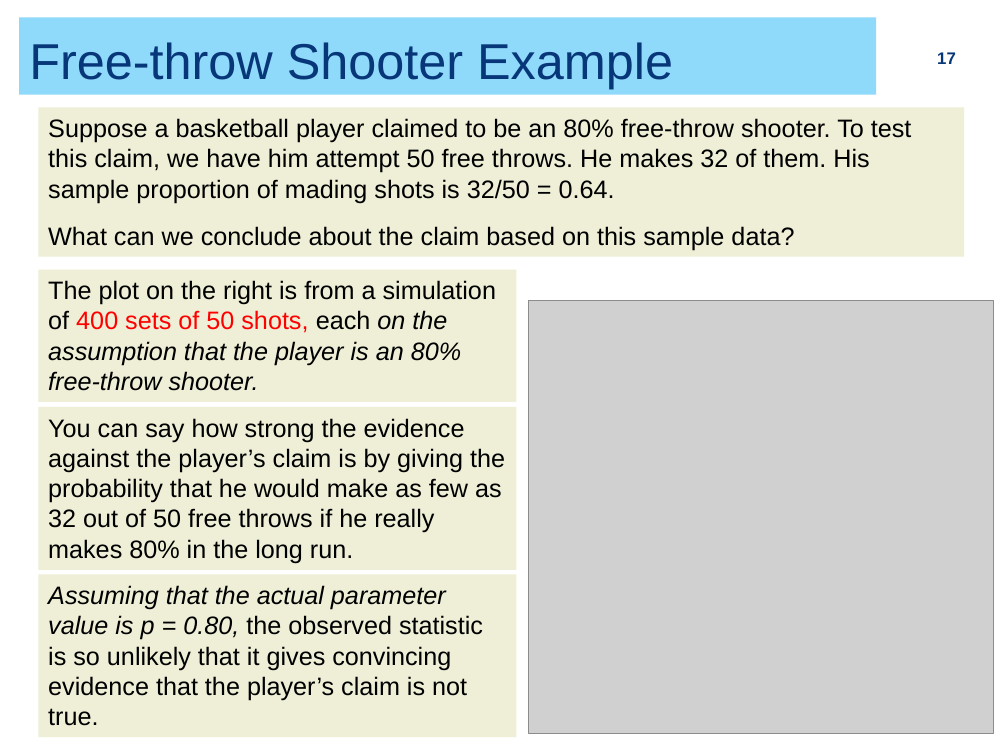
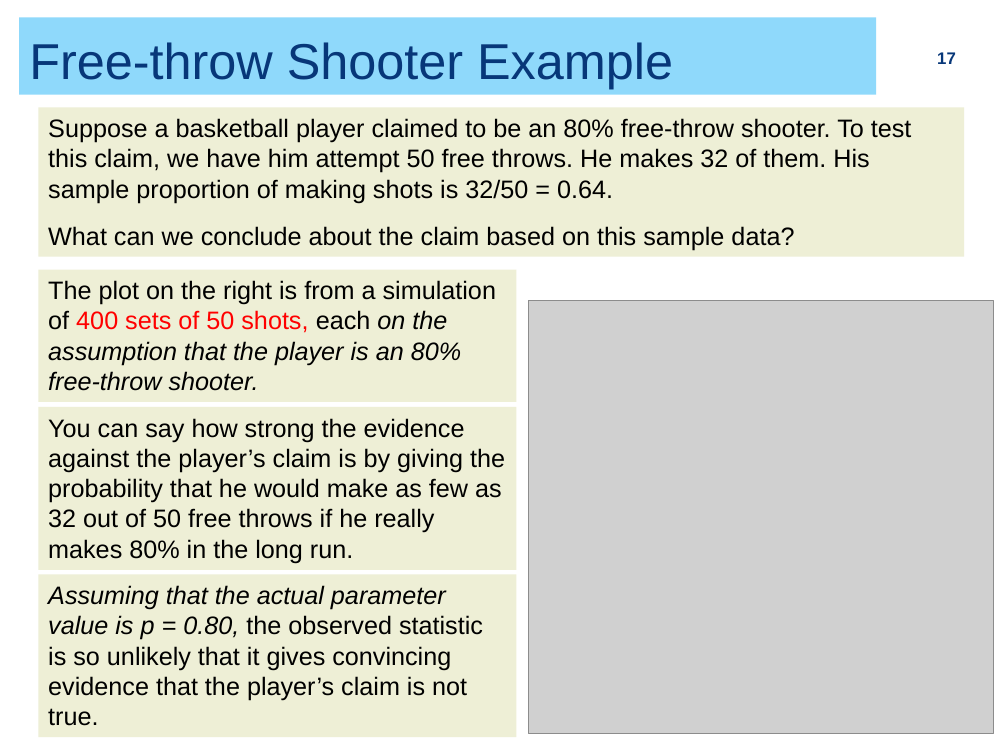
Before and after one commit to ZhiyangGeeZhou/ZhiyangGeeZhou.github.io, a slide deck: slide 17 of attach/UWM/UWM_PH702_2026Fall_Part06.pptx. Drawn at 1008x756 pixels with LibreOffice and Linux fonts; fonts in the diff are those of the drawing; grey boxes stand for pictures. Boxes give left, top, right and bottom in pixels: in the first picture for what was removed or moved away, otherwise in the second. Text is boxed around its words. In the diff, an @@ line names an element or a change of style, - is before the commit and + after.

```diff
--- a/attach/UWM/UWM_PH702_2026Fall_Part06.pptx
+++ b/attach/UWM/UWM_PH702_2026Fall_Part06.pptx
@@ text in rectangle at (48, 118, 912, 203): text changed @@
-Suppose a basketball player claimed to be an 80% free-throw shooter. To test this claim, we have him attempt 50 free throws. He makes 32 of them. His sample proportion of mading shots is 32/50 = 0.64.
+Suppose a basketball player claimed to be an 80% free-throw shooter. To test this claim, we have him attempt 50 free throws. He makes 32 of them. His sample proportion of making shots is 32/50 = 0.64.
```
Also in this commit, not shown: 2 other slides changed.
